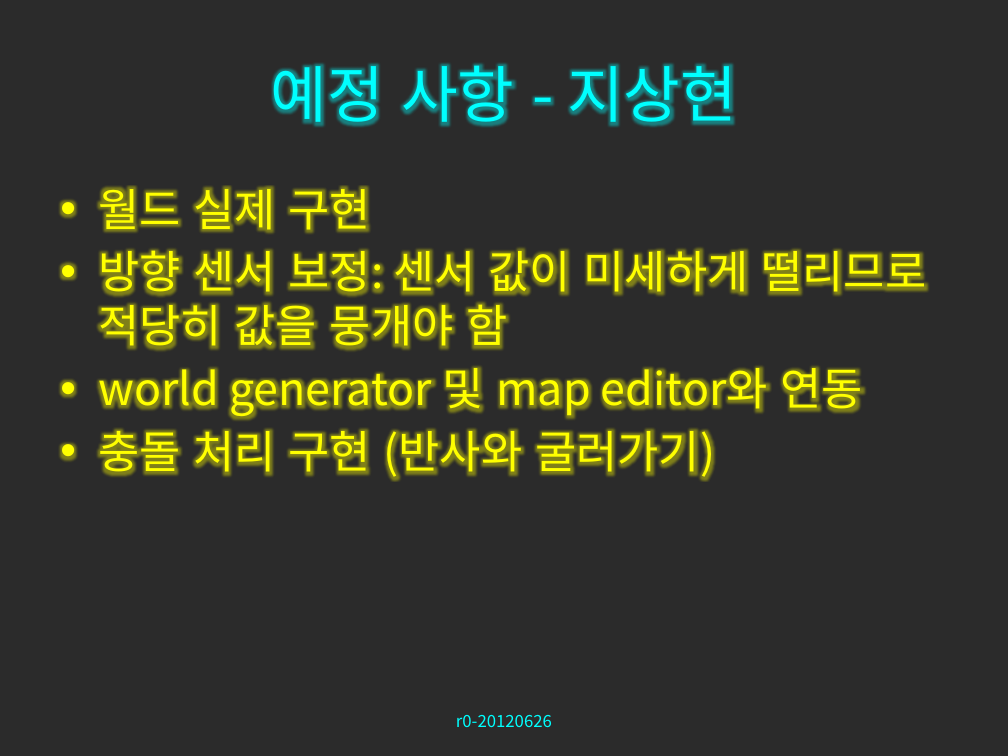
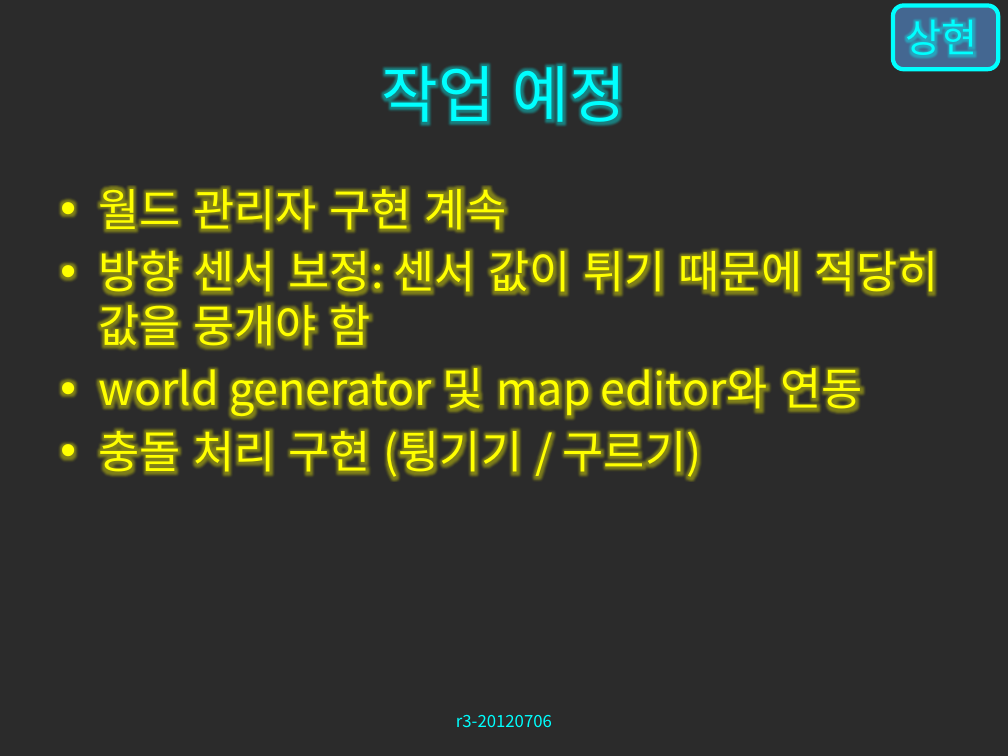
Before and after one commit to zwycid/dimension-drive-downside, a slide deck: slide 23 of presentation/중간발표.pptx (slide 22 before the commit). Drawn at 1008x756 pixels with LibreOffice and Linux fonts; fonts in the diff are those of the drawing; background and template pictures are left out; a plain dark background stands for a picture behind light text. Boxes give left, top, right and bottom in pixels: in the first picture for what was removed or moved away, otherwise in the second. Text is boxed around its words. In the diff, an @@ line names an element or a change of style, - is before the commit and + after.

```diff
--- a/presentation/중간발표.pptx
+++ b/presentation/중간발표.pptx
@@ rounded rectangle added at (x1=893, y1=5, x2=998, y2=69), fill #4F81BD at 70% opacity, outline #00FFFF 3 pt, 28 pt, text #00FFFF @@
+상현
@@ title at (x1=382, y1=54, x2=626, y2=133): text changed @@
-예정 사항 - 지상현
+작업 예정
@@ text at (x1=98, y1=180, x2=939, y2=354): text changed @@
-• 월드 실제 구현
-• 방향 센서 보정: 센서 값이 미세하게 떨리므로 적당히 값을 뭉개야 함
+• 월드 관리자 구현 계속
+• 방향 센서 보정: 센서 값이 튀기 때문에 적당히 값을 뭉개야 함
@@ text at (x1=98, y1=422, x2=702, y2=479): text changed @@
-• 충돌 처리 구현 (반사와 굴러가기)
+• 충돌 처리 구현 (튕기기 / 구르기)
@@ text at (x1=456, y1=715, x2=552, y2=727): text changed @@
-r0-20120626
+r3-20120706
```
Also in this commit, not shown: 24 other slides changed, 1 slide added, 2 other files.
